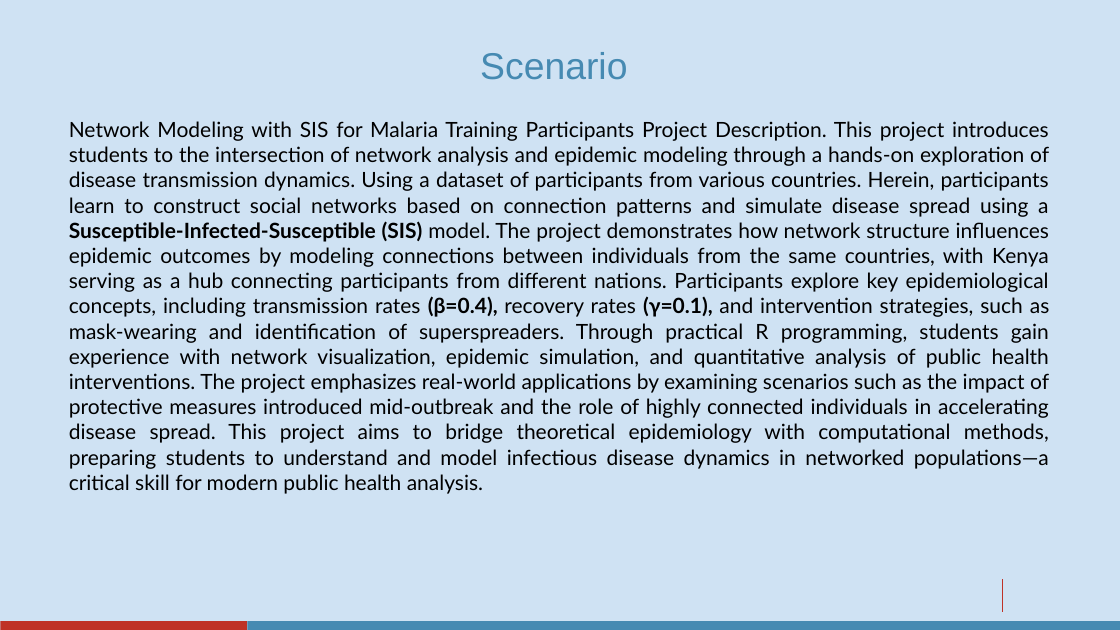
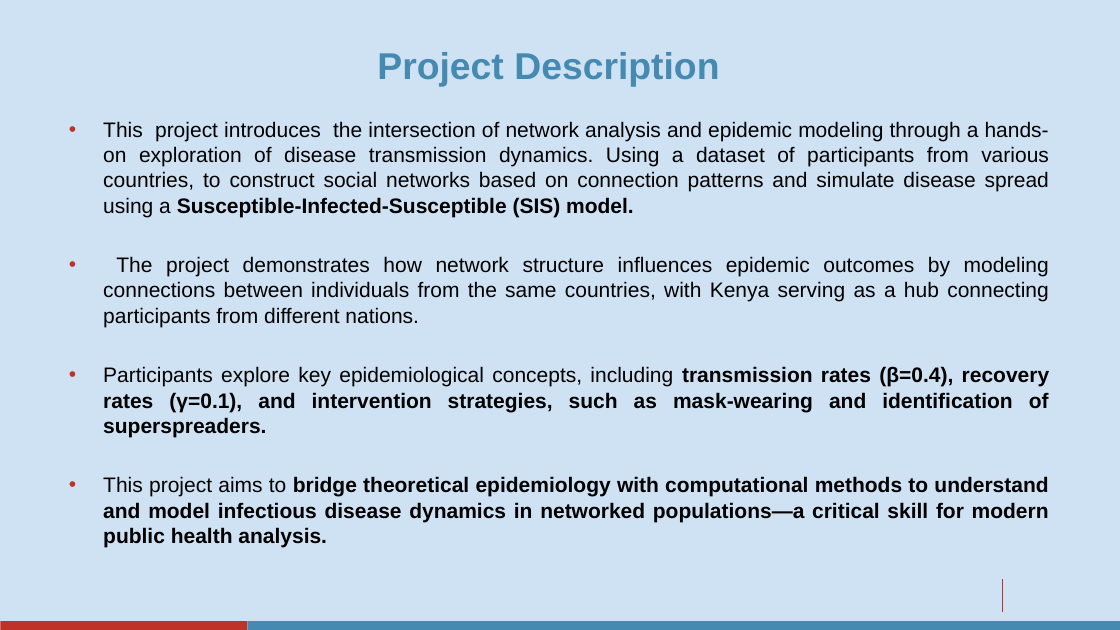
Before and after one commit to sineshawl/Malaria_Training_Network_Modelling, a slide deck: slide 2 of Mathematical Modelling Project - Group 5.pptx (slide 3 before the commit). Drawn at 1120x630 pixels with LibreOffice and Linux fonts; fonts in the diff are those of the drawing; background and template pictures are left out. Boxes give left, top, right and bottom in pixels: in the first picture for what was removed or moved away, otherwise in the second. Text is boxed around its words. In the diff, an @@ line names an element or a change of style, - is before the commit and + after.

```diff
--- a/Mathematical Modelling Project - Group 5.pptx
+++ b/Mathematical Modelling Project - Group 5.pptx
@@ title at (x1=377, y1=52, x2=719, y2=87): text changed; bold on @@
-Scenario
+Project Description
@@ text at (x1=103, y1=121, x2=1050, y2=547): text changed; font Lato to Arial @@
-Network Modeling with SIS for Malaria Training Participants Project Description. This project introduces students to the intersection of network analysis and epidemic modeling through a hands-on exploration of disease transmission dynamics. Using a dataset of participants from various countries. Herein, participants learn to construct social networks based on connection patterns and simulate disease spread using a Susceptible-Infected-Susceptible (SIS) model. The project demonstrates how network structure influences epidemic outcomes by modeling connections between individuals from the same countries, with Kenya serving as a hub connecting participants from different nations. Participants explore key epidemiological concepts, including transmission rates (β=0.4), recovery rates (γ=0.1), and intervention strategies, such as mask-wearing and identification of superspreaders. Through practical R programming, students gain experience with network visualization, epidemic simulation, and quantitative analysis of public health interventions. The project emphasizes real-world applications by examining scenarios such as the impact of protective measures introduced mid-outbreak and the role of highly connected individuals in accelerating disease spread. This project aims to bridge theoretical epidemiology with computational methods, preparing students to understand and model infectious disease dynamics in networked populations—a critical skill for modern public health analysis.
+• This project introduces the intersection of network analysis and epidemic modeling through a hands-on exploration of disease transmission dynamics. Using a dataset of participants from various countries, to construct social networks based on connection patterns and simulate disease spread using a Susceptible-Infected-Susceptible (SIS) model.
+• The project demonstrates how network structure influences epidemic outcomes by modeling connections between individuals from the same countries, with Kenya serving as a hub connecting participants from different nations.
+• Participants explore key epidemiological concepts, including transmission rates (β=0.4), recovery rates (γ=0.1), and intervention strategies, such as mask-wearing and identification of superspreaders.
+• This project aims to bridge theoretical epidemiology with computational methods to understand and model infectious disease dynamics in networked populations—a critical skill for modern public health analysis.
```
Also in this commit, not shown: 2 other slides changed, 14 slides added, 5 slides removed, 7 other files.
